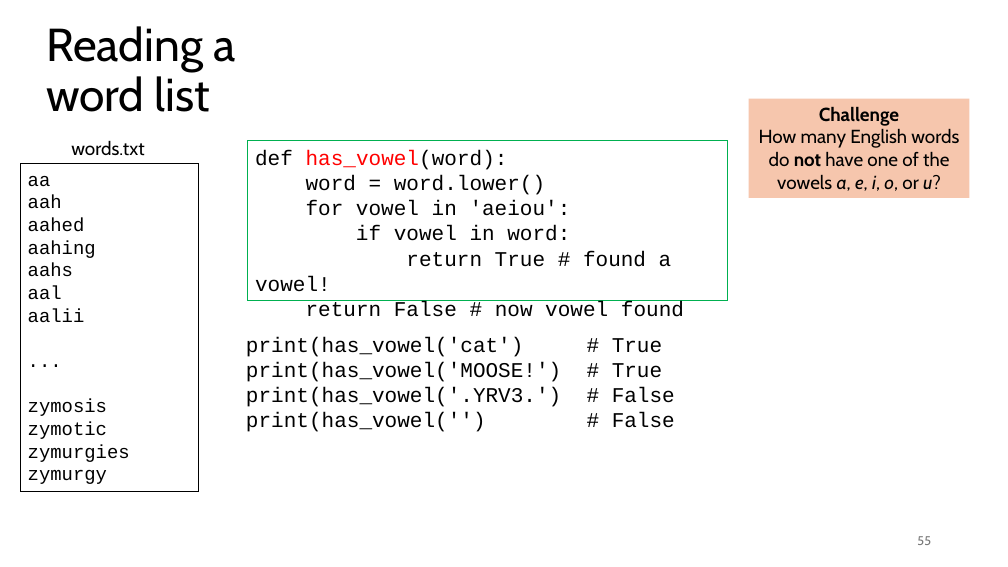
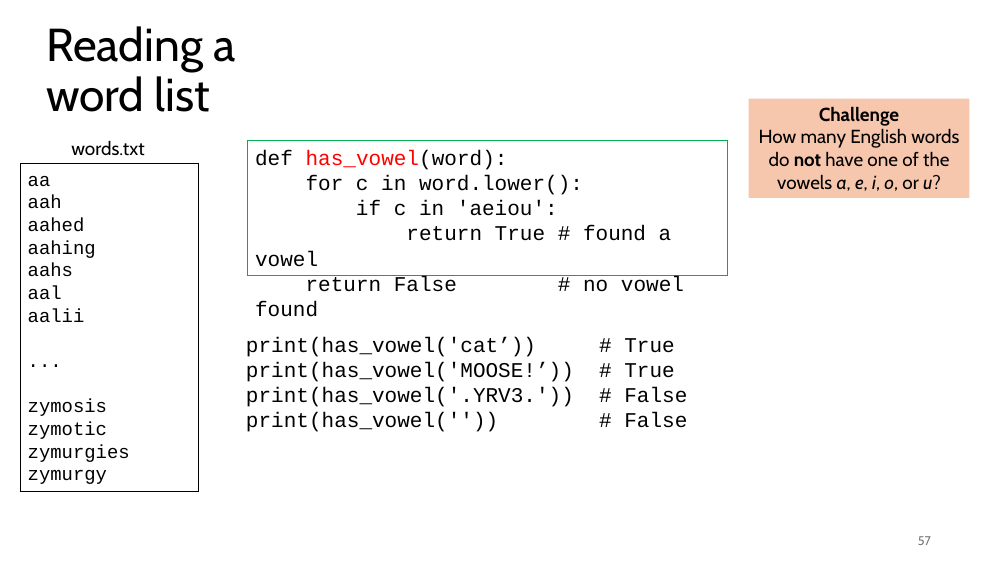
Before and after one commit to tjd1234/cmpt120spring2026, a slide deck: slide 57 of lecture_notes/chapter7/chapter7.pptx (slide 55 before the commit). Drawn at 1008x567 pixels with LibreOffice and Linux fonts; fonts in the diff are those of the drawing. Boxes give left, top, right and bottom in pixels: in the first picture for what was removed or moved away, otherwise in the second. Text is boxed around its words. In the diff, an @@ line names an element or a change of style, - is before the commit and + after.

```diff
--- a/lecture_notes/chapter7/chapter7.pptx
+++ b/lecture_notes/chapter7/chapter7.pptx
@@ rectangle "def has_vowel(word):": place and size @@
-rectangle "def has_vowel(word):" at [248,141,727,301]
+rectangle "def has_vowel(word):" at [248,141,727,275]
@@ text in rectangle at [255,150,684,317]: text changed @@
-def has_vowel(word):
-word = word.lower()
-for vowel in 'aeiou':
-if vowel in word:
-return True # found a vowel!
-return False # now vowel found
+def has_vowel(word):
+for c in word.lower():
+if c in 'aeiou':
+return True # found a vowel
+return False # no vowel found
@@ text at [246,337,687,432]: text changed @@
-print(has_vowel('cat') # True
-print(has_vowel('MOOSE!') # True
-print(has_vowel('.YRV3.') # False
-print(has_vowel('') # False
+print(has_vowel('cat’)) # True
+print(has_vowel('MOOSE!’)) # True
+print(has_vowel('.YRV3.')) # False
+print(has_vowel('')) # False
@@ page number at [918,536,931,545]: text changed @@
-55
+57
```
Also in this commit, not shown: 18 other slides changed, 6 slides added, 2 other files.
